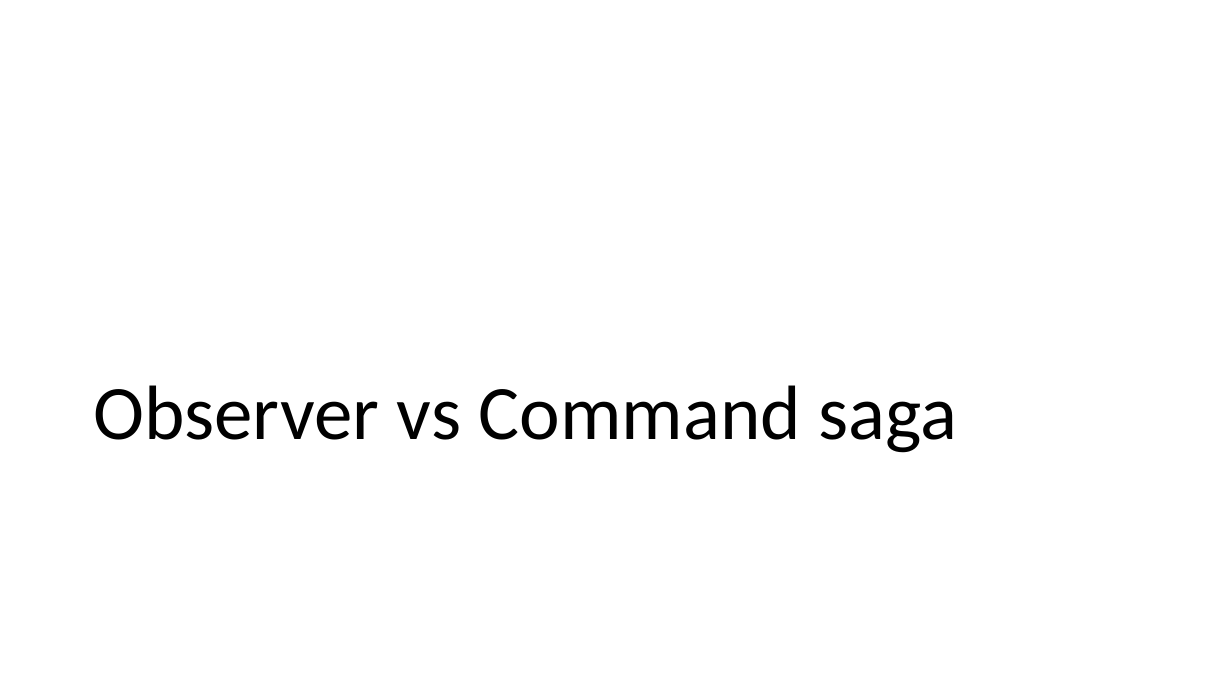
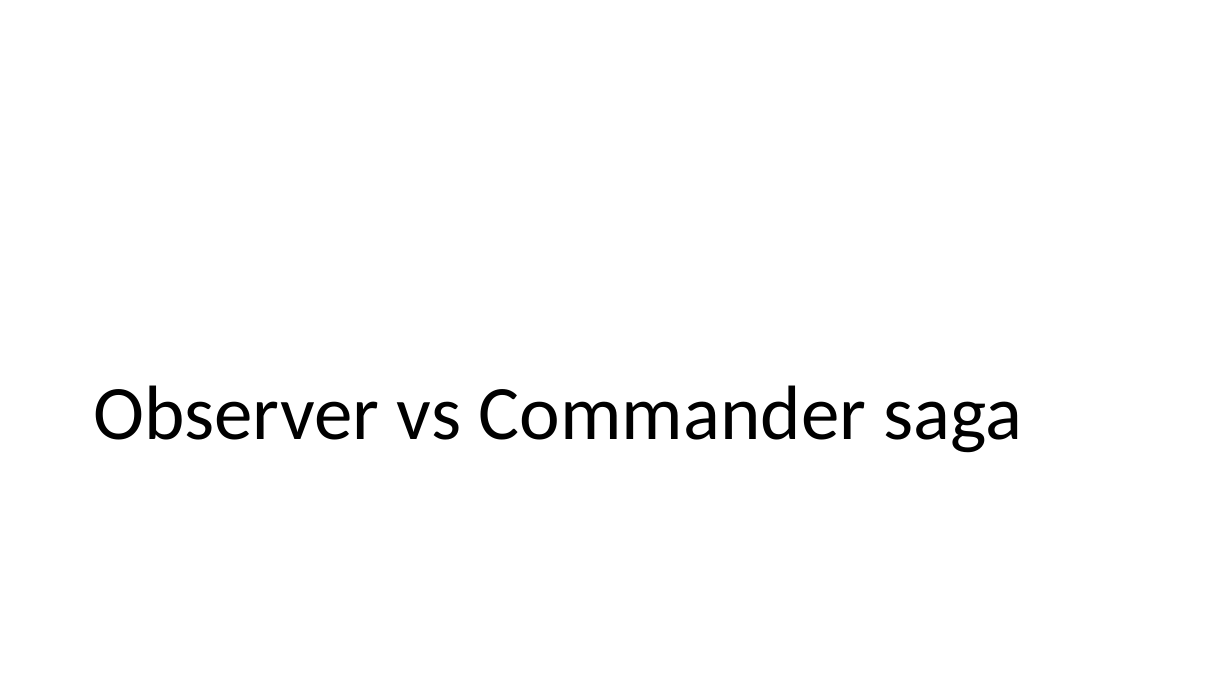
Before and after one commit to Particular/SagaMasterClass, a slide deck: slide 51 of SagaMasterClass.pptx (slide 48 before the commit). Drawn at 1232x693 pixels with LibreOffice and Linux fonts; fonts in the diff are those of the drawing. Boxes give left, top, right and bottom in pixels: in the first picture for what was removed or moved away, otherwise in the second. Text is boxed around its words. In the diff, an @@ line names an element or a change of style, - is before the commit and + after.

```diff
--- a/SagaMasterClass.pptx
+++ b/SagaMasterClass.pptx
@@ title at (93, 385, 1023, 453): text changed @@
-Observer vs Command saga
+Observer vs Commander saga
```
Also in this commit, not shown: 9 other slides changed, 3 slides added.
